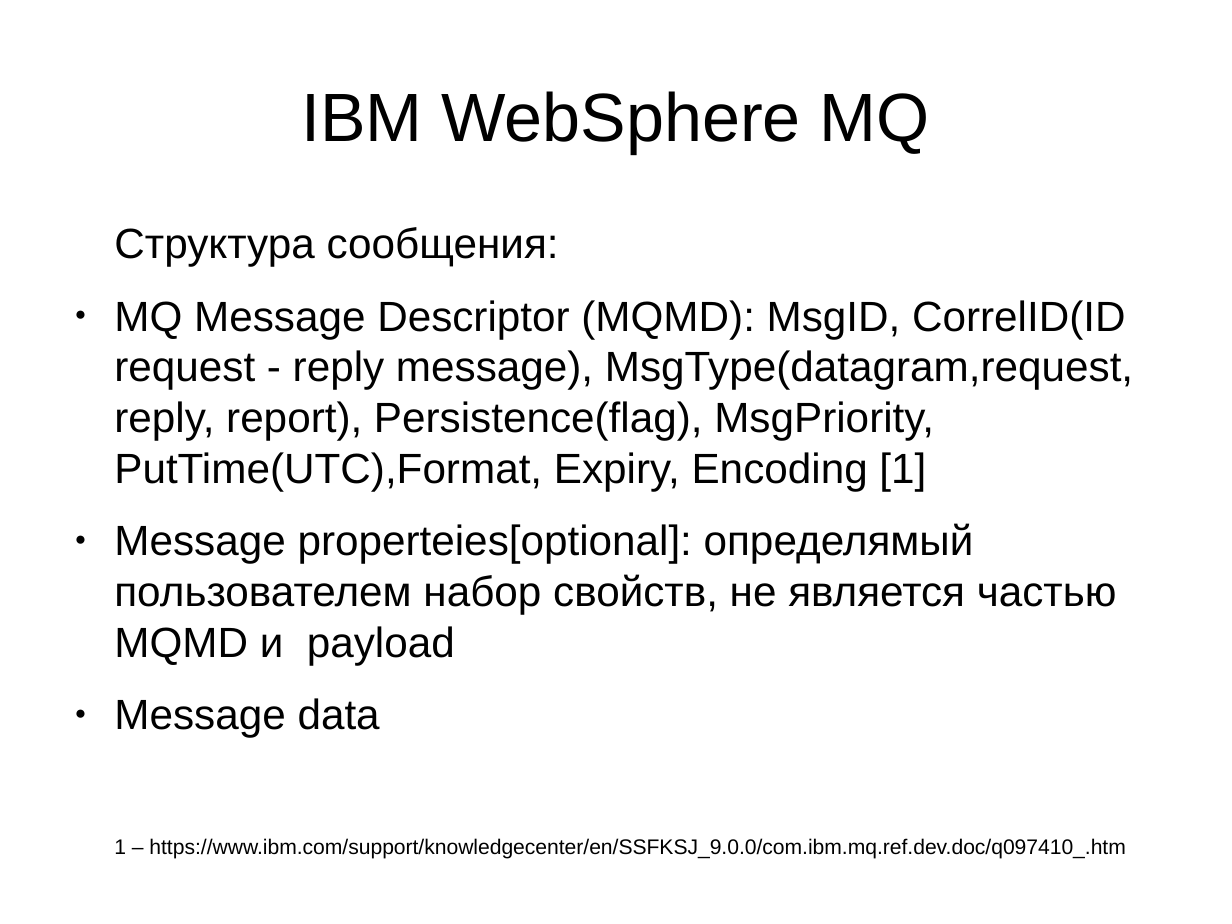
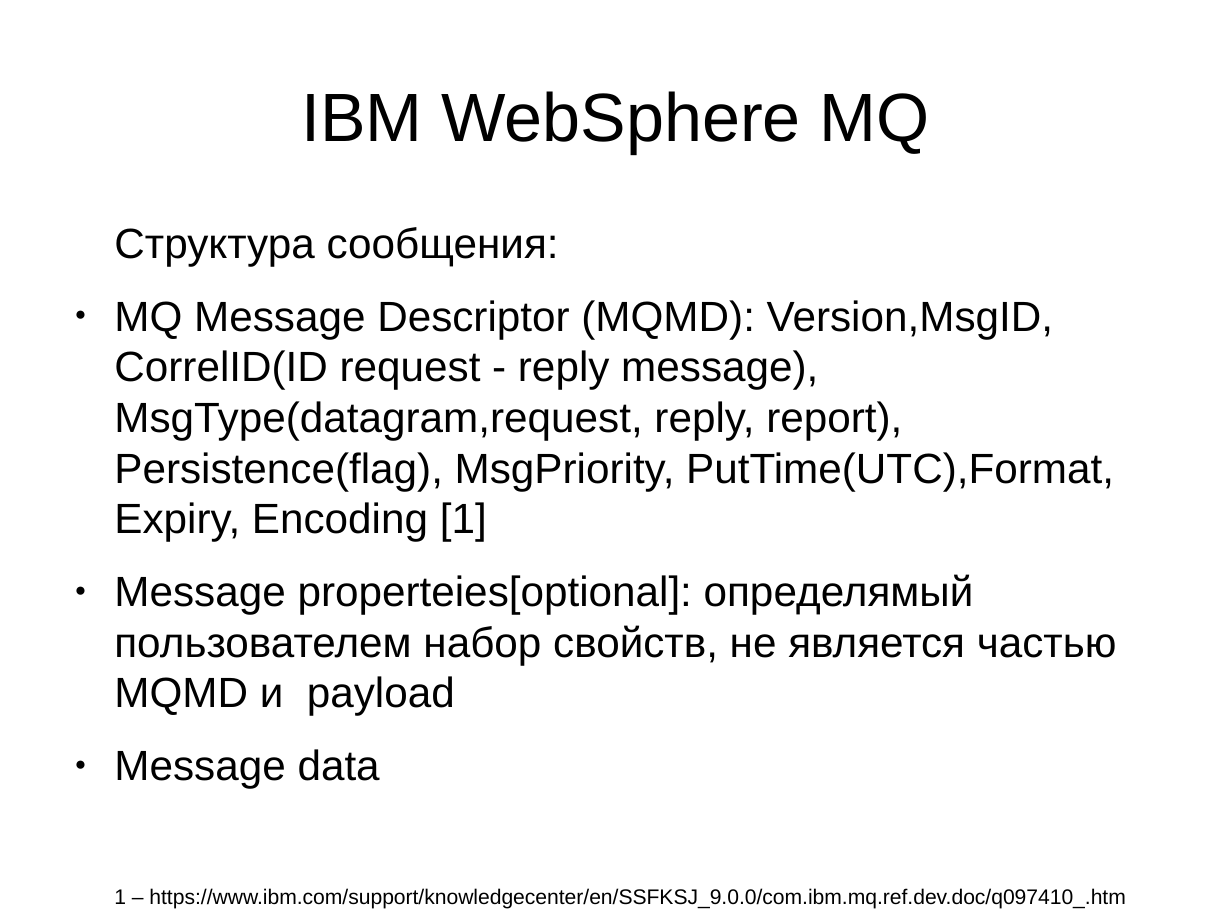
Before and after one commit to demonh1/wb, a slide deck: slide 7 of doc/iib_pr_for_eq.odp (slide 5 before the commit). Drawn at 1232x924 pixels with LibreOffice and Linux fonts; fonts in the diff are those of the drawing. Boxes give left, top, right and bottom in pixels: in the first picture for what was removed or moved away, otherwise in the second. Text is boxed around its words. In the diff, an @@ line names an element or a change of style, - is before the commit and + after.

Commit message:
fix

```diff
--- a/doc/iib_pr_for_eq.odp
+++ b/doc/iib_pr_for_eq.odp
@@ text at (x1=114, y1=300, x2=1114, y2=542): text changed @@
-● MQ Message Descriptor (MQMD): MsgID, CorrelID(ID request - reply message), MsgType(datagram,request, reply, report), Persistence(flag), MsgPriority, PutTime(UTC),Format, Expiry, Encoding [1]
+● MQ Message Descriptor (MQMD): Version,MsgID, CorrelID(ID request - reply message), MsgType(datagram,request, reply, report), Persistence(flag), MsgPriority, PutTime(UTC),Format, Expiry, Encoding [1]
```
Also in this commit, not shown: 1 other slide changed, 1 slide added.
